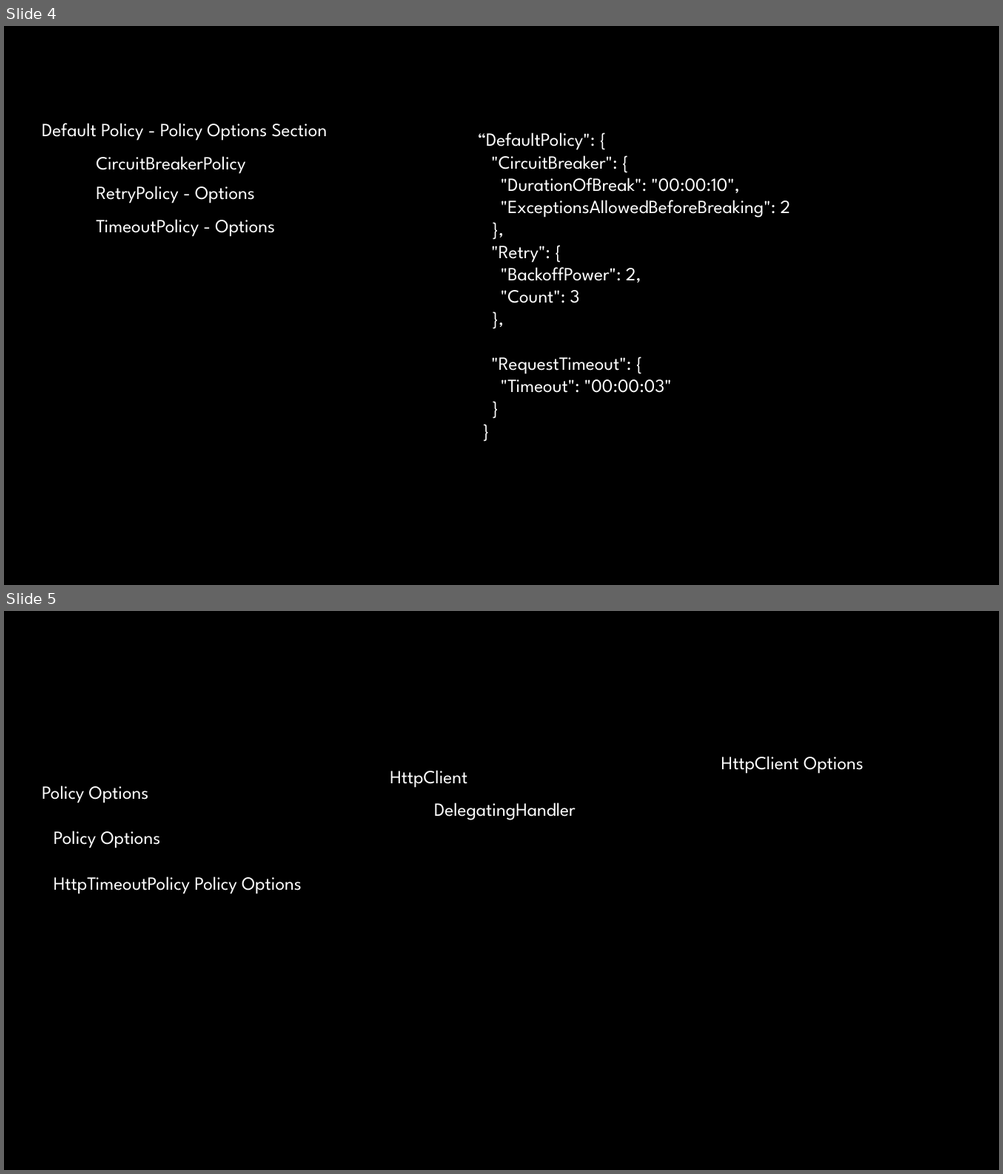
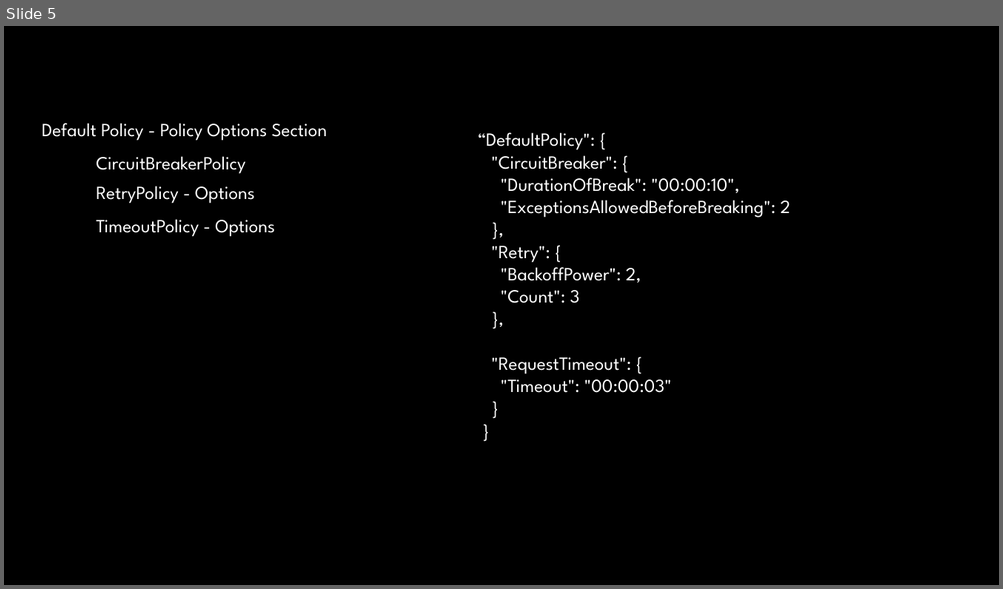
Before and after one commit to kdcllc/Bet.Extensions.Resilience, a slide deck: Bet.Extensions.Resilience.pptx. Shown one above the other, each under a label of ours: slides 4 and 5 before the commit, slide 5 after it. The pictures are 1003x1174 and 1003x589 pixels, drawn with LibreOffice and Linux fonts; fonts in the diff are those of the drawing; background and template pictures are left out. Boxes give left, top, right and bottom in pixels: in the first picture for what was removed or moved away, otherwise in the second. Text is boxed around its words. In the diff, an @@ line names an element or a change of style, - is before the commit and + after.

```diff
--- a/Bet.Extensions.Resilience.pptx
+++ b/Bet.Extensions.Resilience.pptx
@@ slide 5 removed at box(4, 611, 999, 1170), background picture (left out) @@
@@ text removed at box(721, 756, 863, 774) @@
-HttpClient Options
@@ text removed at box(42, 786, 149, 803) @@
-Policy Options
@@ text removed at box(390, 770, 467, 788) @@
-HttpClient
@@ text removed at box(434, 803, 575, 820) @@
-DelegatingHandler
@@ text removed at box(54, 831, 161, 849) @@
-Policy Options
@@ text removed at box(54, 877, 301, 894) @@
-HttpTimeoutPolicy Policy Options
@@ what was slide 4 is now slide 5 @@
```
Also in this commit, not shown: 2 slides changed, 1 slide added, 10 other files.
